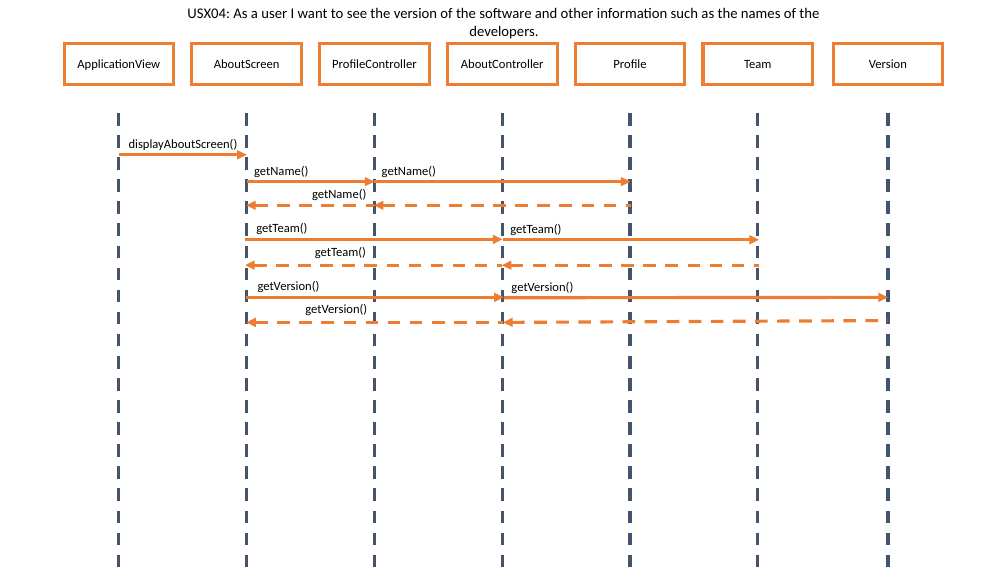
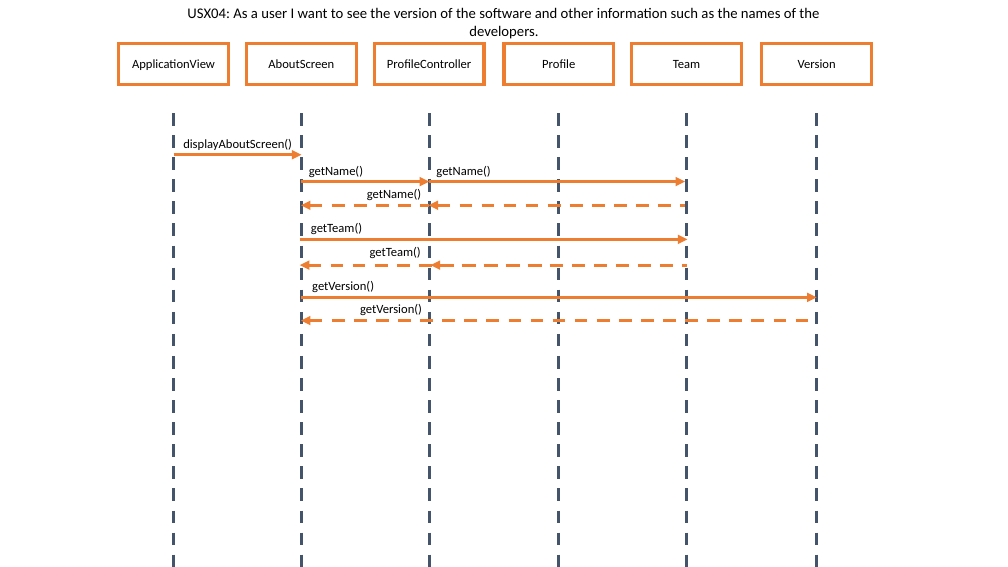
Before and after one commit to dgreen29/Creative-Tech-Brains, a slide deck: slide 6 of documentation/AppDesign.pptx. Drawn at 1008x567 pixels with LibreOffice and Linux fonts; fonts in the diff are those of the drawing. Boxes give left, top, right and bottom in pixels: in the first picture for what was removed or moved away, otherwise in the second. Text is boxed around its words. In the diff, an @@ line names an element or a change of style, - is before the commit and + after.

```diff
--- a/documentation/AppDesign.pptx
+++ b/documentation/AppDesign.pptx
@@ rectangle removed at <box>448,43,557,84</box> @@
-AboutController
@@ line removed from (502, 113) to (502, 567) @@
@@ text removed at <box>510,224,561,235</box> @@
-getTeam()
@@ 8 texts, 6 arrows, 3 rectangles, 3 lines: place and size @@
-8 texts, 6 arrows, 3 rectangles, 3 lines at <box>64,43,631,567</box>
+8 texts, 6 arrows, 3 rectangles, 3 lines at <box>119,43,686,567</box>
@@ arrow moved from (245, 240) - (502, 240) to (300, 240) - (687, 240) @@
@@ 3 rectangles, 3 lines, 1 arrow: place and size @@
-3 rectangles, 3 lines, 1 arrow at <box>502,43,943,567</box>
+3 rectangles, 3 lines, 1 arrow at <box>431,43,872,567</box>
@@ arrow removed from (503, 240) to (759, 240) @@
@@ arrow moved from (247, 297) - (504, 297) to (301, 297) - (817, 297) @@
@@ arrow removed from (504, 298) to (889, 297) @@
@@ text removed at <box>511,282,573,293</box> @@
-getVersion()
@@ arrow removed from (504, 322) to (247, 322) @@
@@ arrow moved from (504, 322) - (889, 321) to (301, 321) - (817, 321) @@
```
Also in this commit, not shown: 2 other slides changed.
